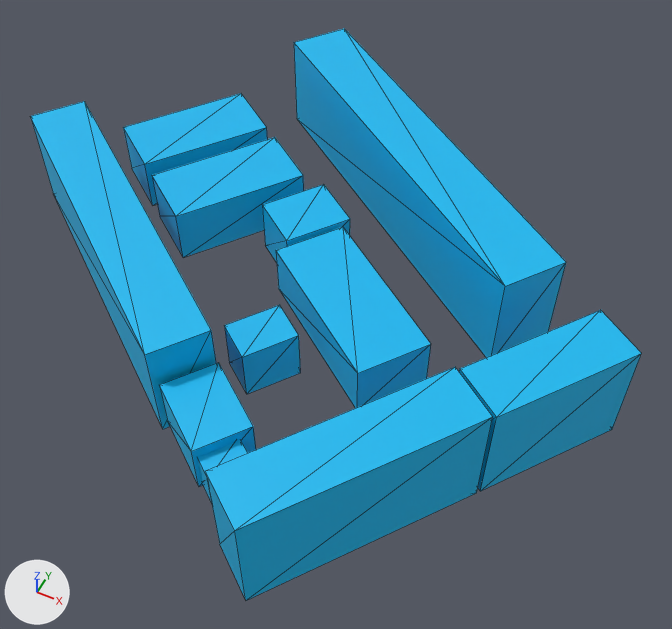
Two versions of the FBX model CBB0147-PalmaReal/assets/3d/Palma_URB.fbx, one commit apart.
Camera for both pictures: a 50 mm camera at (383.1, 63.6, 167.4) aimed at (311.3, 207.4, -12.3). Lighting does not change. The marker at lower left points along +X, +Y and +Z. Mesh edges are drawn as thin lines.
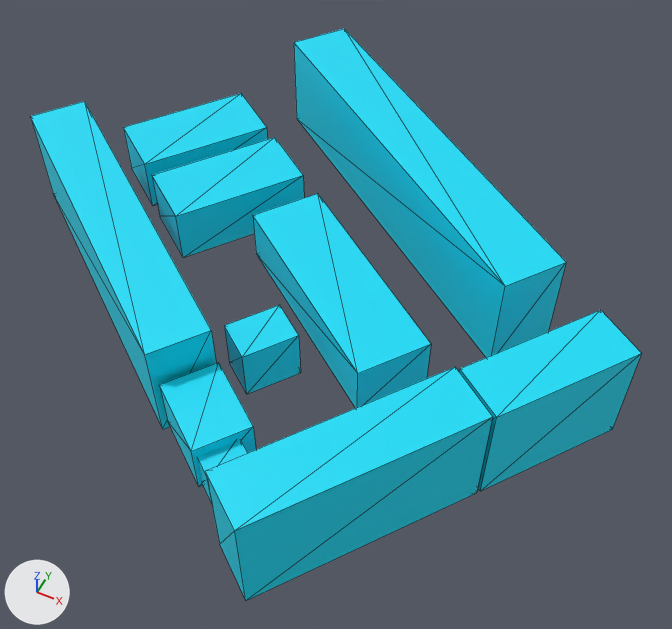
Commit message: Subida automática de 'assets' del proyecto CBB0147-PalmaReal

Changed parts and their boxes (x1, y1, x2, y2) in the pictures (672 x 629 px):
```json
{"object": "Cube__49_", "change": "recoloured", "before": [294, 28, 566, 357], "after": [294, 28, 566, 357]}
{"object": "Cube__47_", "change": "recoloured", "before": [206, 367, 493, 600], "after": [206, 367, 493, 600]}
{"object": "Cube__50_", "change": "recoloured", "before": [31, 101, 216, 429], "after": [31, 101, 216, 429]}
{"object": "Cube__49__1", "change": "recoloured, moved, rescaled", "before": [276, 227, 431, 408], "after": [253, 194, 431, 408], "on screen": "15% wider, 18% taller"}
{"object": "Cube__48_", "change": "recoloured", "before": [459, 310, 642, 491], "after": [459, 310, 642, 491]}
{"object": "Cube__52__1", "change": "recoloured", "before": [152, 137, 304, 257], "after": [152, 137, 304, 257]}
{"object": "Cube__51__1", "change": "recoloured", "before": [123, 93, 267, 205], "after": [123, 93, 267, 205]}
{"object": "Cube__51_", "change": "recoloured", "before": [160, 362, 256, 487], "after": [160, 362, 256, 487]}
{"object": "Cube__53_", "change": "recoloured", "before": [224, 305, 301, 394], "after": [224, 305, 301, 394]}
{"object": "Cube__50__1", "change": "deleted", "before": [262, 184, 350, 263], "on screen": "cyan"}
{"object": "Cube__52_", "change": "recoloured", "before": [198, 440, 247, 503], "after": [198, 440, 247, 503]}
```

Scene script edits in JSON lines:
```json
{"op": "set", "path": "mat_agua_1.base_color", "old": "(0.0, 0.491, 0.877)", "new": "(0.0, 0.729, 0.944)", "note": "cyan #00baf1 -> cyan #00def9"}
{"op": "set", "path": "ob_cube__49__1.location", "old": "(31544.0, -962.1, -20682.0)", "new": "(30936.0, -962.1, -21132.0)"}
{"op": "set", "path": "ob_cube__49__1.scale", "old": "(19.6, 14.5, 45.7)", "new": "(19.6, 14.5, 60.8)"}
{"op": "remove", "block": "ob_cube__50__1", "code": ["ob_cube__50__1 = bpy.data.objects.new('Cube__50__1', me_scene)", "ob_cube__50__1.parent = ob_palma_otros", "ob_cube__50__1.location = (29182.0, -910.0, -22816.0)", "ob_cube__50__1.rotation_euler = (0.0, 0.934, 0.0)  # degrees (0, 54, 0)", "ob_cube__50__1.scale = (18.7, 15.5, 15.9)"]}
```
